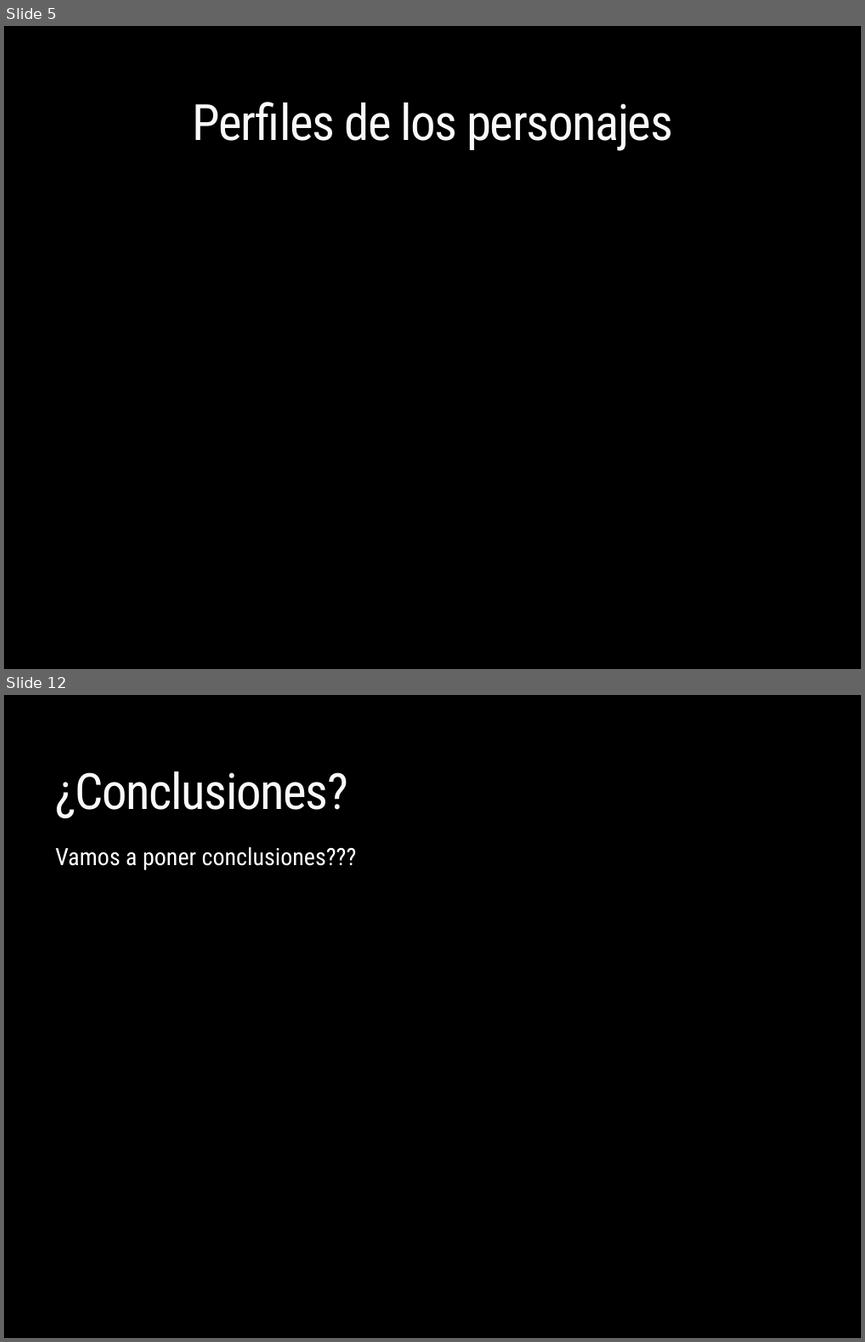
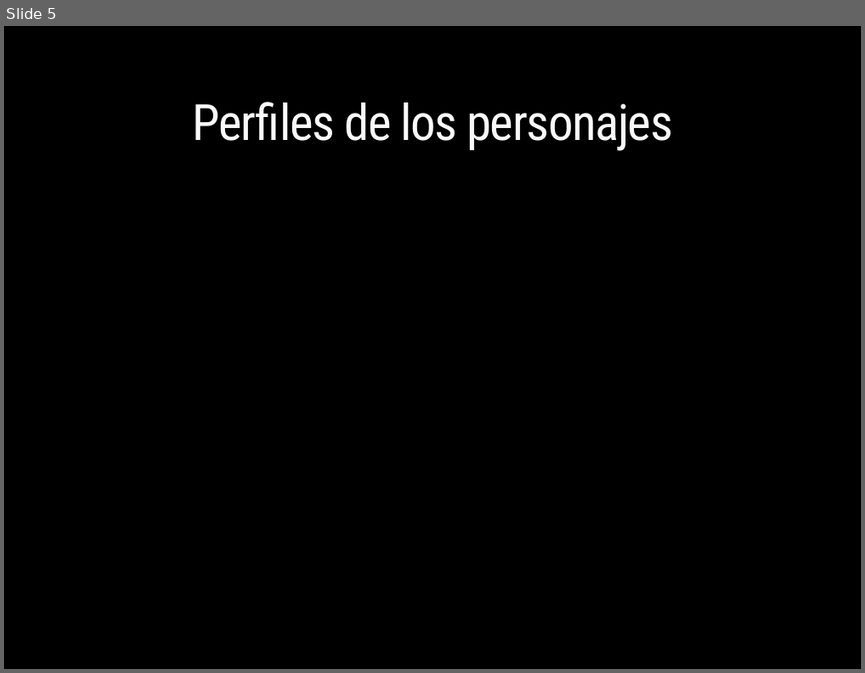
Before and after one commit to carlamadeo/proyectosfacultad, a slide deck: Administracion Gerencial/TP - Gladiator.pptx. Shown one above the other, each under a label of ours: slides 5 and 12 before the commit, slide 5 after it; the slides between them are not shown. The pictures are 865x1342 and 865x673 pixels, drawn with LibreOffice and Linux fonts; fonts in the diff are those of the drawing; background and template pictures are left out. Boxes give left, top, right and bottom in pixels: in the first picture for what was removed or moved away, otherwise in the second. Text is boxed around its words. In the diff, an @@ line names an element or a change of style, - is before the commit and + after.

```diff
--- a/Administracion Gerencial/TP - Gladiator.pptx
+++ b/Administracion Gerencial/TP - Gladiator.pptx
@@ slide 12 removed at [4,695,861,1338], background picture (left out) @@
@@ title removed at [55,771,348,818] @@
-¿Conclusiones?
@@ text removed at [55,847,357,870] @@
-Vamos a poner conclusiones???
```
Also in this commit, not shown: 8 slides changed, 1 slide added, 1 other file.
